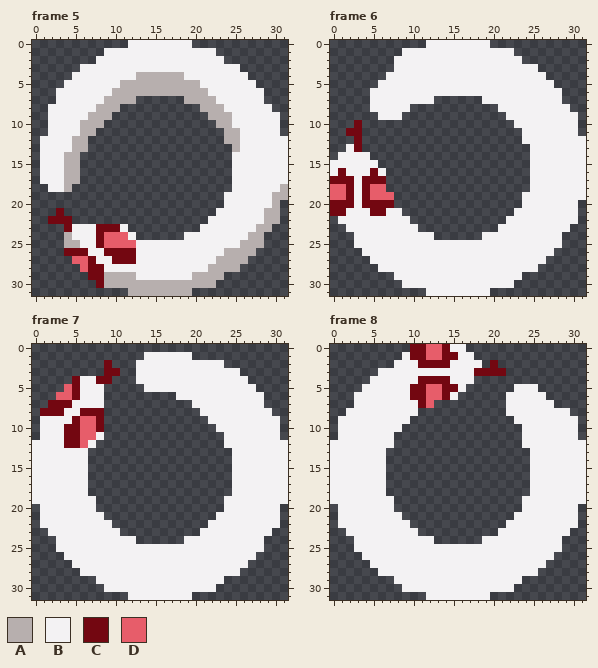
Pixel-art file: cursors/iguro_obanai_set/source_files/loading_iguro.aseprite. Above is the file before it was changed.
32x32 pixels, 8 frames. Shown: frame 5, frame 6, frame 7, frame 8. The commit also changed other frames, which this record leaves out.
Visible layers, top first: "Shadow", "Eyes", "Base Circlefsfg".
Palette (. is transparent): A #b7afae  B #f3f2f3  C #730711  D #e75d6a
Pixels before, frame 5, first column x 1:
 0 ...........BBBBBBBB............
 1 ........BBBBBBBBBBBBBB.........
 2 .......BBBBBBBBBBBBBBBB........
 3 .....BBBBBBBBBBBBBBBBBBBB......
 4 ....BBBBBBBBAAAAAABBBBBBBB.....
 5 ...BBBBBBBAAAAAAAAAABBBBBBB....
 6 ..BBBBBBBAAAAAAAAAAAABBBBBBB...
 7 ..BBBBBBAAAA......AAAABBBBBB...
 8 .BBBBBBAAA..........AAABBBBBB..
 9 .BBBBBAAA............AAABBBBBB.
10 .BBBBAAA..............AABBBBBB.
11 .BBBBAA................AABBBBB.
12 BBBBAA.................AABBBBBB
13 BBBBAA..................ABBBBBB
14 BBBAA...................BBBBBBB
15 BBBAA...................BBBBBBB
16 BBBAA...................BBBBBBB
17 BBBAA...................BBBBBBB
18 .BBA....................BBBBBBA
19 .......................BBBBBBAA
20 .......................BBBBBBA.
21 ..C...................BBBBBBAA.
22 .CCC.................BBBBBBBAA.
23 ...CBBBCCCB.........BBBBBBBAA..
24 ...ABBBCDDDB......BBBBBBBBAA...
25 ...AABBCDDDDBBBBBBBBBBBBBAAA...
26 ...CCCBBCCCCBBBBBBBBBBBAAAA....
27 ....DDCBBCCCBBBBBBBBBBAAAA.....
28 .....DCCBBBBBBBBBBBBBAAAA......
29 ......CCAAAABBBBBBBAAAA........
30 .......CAAAAAAAAAAAAAA.........
31 ...........AAAAAAAA............
Pixels before, frame 6, first column x 0:
 0 ............BBBBBBBB............
 1 .........BBBBBBBBBBBBBB.........
 2 ........BBBBBBBBBBBBBBBB........
 3 ........BBBBBBBBBBBBBBBBBB......
 4 .......BBBBBBBBBBBBBBBBBBBB.....
 5 ......BBBBBBBBBBBBBBBBBBBBBB....
 6 .....BBBBBBBBBBBBBBBBBBBBBBBB...
 7 .....BBBBBBBB......BBBBBBBBBB...
 8 .....BBBBB...........BBBBBBBBB..
 9 ......BBB.............BBBBBBBBB.
10 ...C...................BBBBBBBB.
11 ..CC....................BBBBBBB.
12 ...C....................BBBBBBBB
13 ..BC.....................BBBBBBB
14 .BBBB....................BBBBBBB
15 BBBBBB...................BBBBBBB
16 BCBBBCB..................BBBBBBB
17 CCCBCCC..................BBBBBBB
18 DDCBCDD..................BBBBBBB
19 DDCBCDDD................BBBBBBBB
20 CCCBCCCC................BBBBBBB.
21 CCBBBCCBB..............BBBBBBBB.
22 .BBBBBBBBB............BBBBBBBBB.
23 ..BBBBBBBBB..........BBBBBBBBB..
24 ...BBBBBBBBBB......BBBBBBBBBB...
25 ...BBBBBBBBBBBBBBBBBBBBBBBBBB...
26 ....BBBBBBBBBBBBBBBBBBBBBBBB....
27 .....BBBBBBBBBBBBBBBBBBBBBB.....
28 ......BBBBBBBBBBBBBBBBBBBB......
29 ........BBBBBBBBBBBBBBBB........
30 .........BBBBBBBBBBBBBB.........
31 ............BBBBBBBB............
Pixels before, frame 7, first column x 0:
 1 ..............BBBBBB............
 2 .........C...BBBBBBBBBBB........
 3 .........CC..BBBBBBBBBBBBB......
 4 .....CBBCC...BBBBBBBBBBBBBB.....
 5 ....DCBBB.....BBBBBBBBBBBBBB....
 6 ...DDCBBB.........BBBBBBBBBBB...
 7 ..CCCBBBB...........BBBBBBBBB...
 8 .CCCBBCCC............BBBBBBBBB..
 9 .BBBBCDDC.............BBBBBBBBB.
10 .BBBCCDDC..............BBBBBBBB.
11 .BBBCCDDB...............BBBBBBB.
12 BBBBCCDB................BBBBBBBB
13 BBBBBBB..................BBBBBBB
14 BBBBBBB..................BBBBBBB
15 BBBBBBB..................BBBBBBB
16 BBBBBBB..................BBBBBBB
17 BBBBBBB..................BBBBBBB
18 BBBBBBB..................BBBBBBB
19 BBBBBBBB................BBBBBBBB
20 .BBBBBBB................BBBBBBB.
21 .BBBBBBBB..............BBBBBBBB.
22 .BBBBBBBBB............BBBBBBBBB.
23 ..BBBBBBBBB..........BBBBBBBBB..
24 ...BBBBBBBBBB......BBBBBBBBBB...
25 ...BBBBBBBBBBBBBBBBBBBBBBBBBB...
26 ....BBBBBBBBBBBBBBBBBBBBBBBB....
27 .....BBBBBBBBBBBBBBBBBBBBBB.....
28 ......BBBBBBBBBBBBBBBBBBBB......
29 ........BBBBBBBBBBBBBBBB........
30 .........BBBBBBBBBBBBBB.........
31 ............BBBBBBBB............
Pixels before, frame 8, first column x 0:
 0 ..........CCDDCBB...............
 1 .........BCCDDCCBB..............
 2 ........BBBCCCCBBBB.C...........
 3 ......BBBBBBBBBBBBCCCC..........
 4 .....BBBBBBCCCCBBB..............
 5 ....BBBBBBCCDDCCB......BBB......
 6 ...BBBBBBBCCDDCB......BBBBB.....
 7 ...BBBBBBBBCD.........BBBBBB....
 8 ..BBBBBBBBB...........BBBBBBBB..
 9 .BBBBBBBBB.............BBBBBBBB.
10 .BBBBBBBB...............BBBBBBB.
11 .BBBBBBB................BBBBBBB.
12 BBBBBBBB................BBBBBBBB
13 BBBBBBB..................BBBBBBB
14 BBBBBBB..................BBBBBBB
15 BBBBBBB..................BBBBBBB
16 BBBBBBB..................BBBBBBB
17 BBBBBBB..................BBBBBBB
18 BBBBBBB..................BBBBBBB
19 BBBBBBBB................BBBBBBBB
20 .BBBBBBB................BBBBBBB.
21 .BBBBBBBB..............BBBBBBBB.
22 .BBBBBBBBB............BBBBBBBBB.
23 ..BBBBBBBBB..........BBBBBBBBB..
24 ...BBBBBBBBBB......BBBBBBBBBB...
25 ...BBBBBBBBBBBBBBBBBBBBBBBBBB...
26 ....BBBBBBBBBBBBBBBBBBBBBBBB....
27 .....BBBBBBBBBBBBBBBBBBBBBB.....
28 ......BBBBBBBBBBBBBBBBBBBB......
29 ........BBBBBBBBBBBBBBBB........
30 .........BBBBBBBBBBBBBB.........
31 ............BBBBBBBB............
Now the later version:
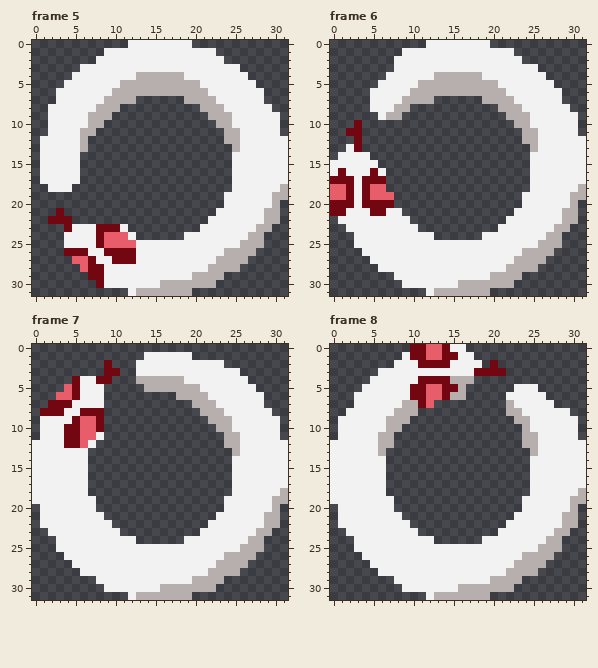
Message: Finish shading loading cursor Finish shading for the Iguro Obanai loading cursor
Change:
Frame 5, layer "Shadow":
y 10: x 6 A -> B
y 12..13: x 5 A -> B
y 14..17: x 4..5 AA -> BB
y 18: x 4 A -> B
y 24: x 4 A -> B
y 25: x 4..5 AA -> BB
y 29: x 9..12 AAAA -> BBBB
y 30: x 9..15 AAAAAAA -> BBBBBBB
y 31: x 12 A -> B
Frame 6, layer "Shadow":
y 4: x 13..18 BBBBBB -> AAAAAA
y 5: x 11..20 BBBBBBBBBB -> AAAAAAAAAA
y 6: x 10..21 BBBBBBBBBBBB -> AAAAAAAAAAAA
y 7: x 9..12 BBBB -> AAAA; x 19..22 BBBB -> AAAA
y 8: x 8..9 BB -> AA; x 21..23 BBB -> AAA
y 9: x 7..8 BB -> AA; x 22..24 BBB -> AAA
y 10: x 23..24 BB -> AA
y 11..12: x 24..25 BB -> AA
y 13: x 25 B -> A
y 18: x 31 B -> A
y 19: x 30..31 BB -> AA
y 20: x 30 B -> A
y 21..22: x 29..30 BB -> AA
y 23: x 28..29 BB -> AA
y 24: x 27..28 BB -> AA
y 25: x 26..28 BBB -> AAA
y 26: x 24..27 BBBB -> AAAA
y 27: x 23..26 BBBB -> AAAA
y 28: x 22..25 BBBB -> AAAA
y 29: x 20..23 BBBB -> AAAA
y 30: x 16..22 BBBBBBB -> AAAAAAA
y 31: x 13..19 BBBBBBB -> AAAAAAA
Frame 7, layer "Shadow":
y 4: x 13..18 BBBBBB -> AAAAAA
y 5: x 14..20 BBBBBBB -> AAAAAAA
y 6: x 18..21 BBBB -> AAAA
y 7: x 20..22 BBB -> AAA
y 8: x 21..23 BBB -> AAA
y 9: x 22..24 BBB -> AAA
y 10: x 23..24 BB -> AA
y 11..12: x 24..25 BB -> AA
y 13: x 25 B -> A
y 18: x 31 B -> A
y 19: x 30..31 BB -> AA
y 20: x 30 B -> A
y 21..22: x 29..30 BB -> AA
y 23: x 28..29 BB -> AA
y 24: x 27..28 BB -> AA
y 25: x 26..28 BBB -> AAA
y 26: x 24..27 BBBB -> AAAA
y 27: x 23..26 BBBB -> AAAA
y 28: x 22..25 BBBB -> AAAA
y 29: x 20..23 BBBB -> AAAA
y 30: x 16..22 BBBBBBB -> AAAAAAA
y 31: x 13..19 BBBBBBB -> AAAAAAA
Frame 8, layer "Shadow":
y 4: x 15..17 BBB -> AAA
y 5: x 16 B -> A
y 6: x 15..16 B. -> AA
y 7: x 9..10 BB -> AA; x 22 B -> A
y 8: x 8..10 BBB -> AAA; x 22..23 BB -> AA
y 9: x 7..9 BBB -> AAA; x 23..24 BB -> AA
y 10: x 7..8 BB -> AA; x 24 B -> A
y 11..12: x 6..7 BB -> AA; x 24..25 BB -> AA
y 13: x 6 B -> A; x 25 B -> A
y 18: x 31 B -> A
y 19: x 30..31 BB -> AA
y 20: x 30 B -> A
y 21..22: x 29..30 BB -> AA
y 23: x 28..29 BB -> AA
y 24: x 27..28 BB -> AA
y 25: x 26..28 BBB -> AAA
y 26: x 24..27 BBBB -> AAAA
y 27: x 23..26 BBBB -> AAAA
y 28: x 22..25 BBBB -> AAAA
y 29: x 20..23 BBBB -> AAAA
y 30: x 16..22 BBBBBBB -> AAAAAAA
y 31: x 13..19 BBBBBBB -> AAAAAAA
